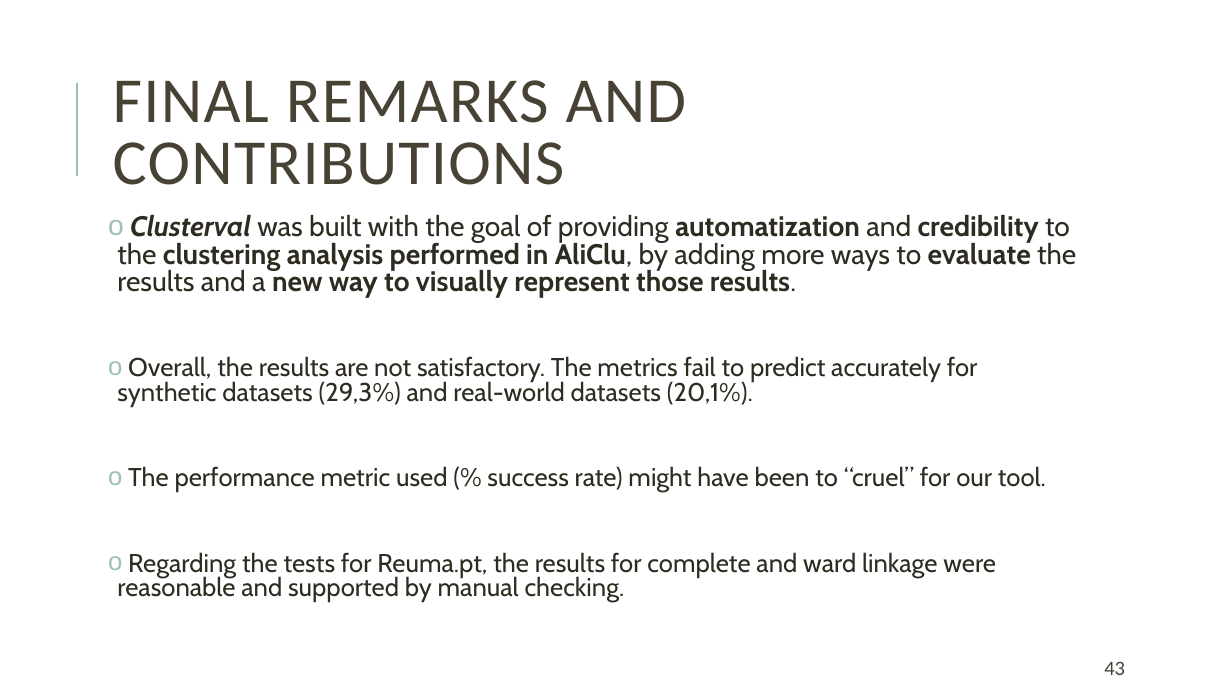
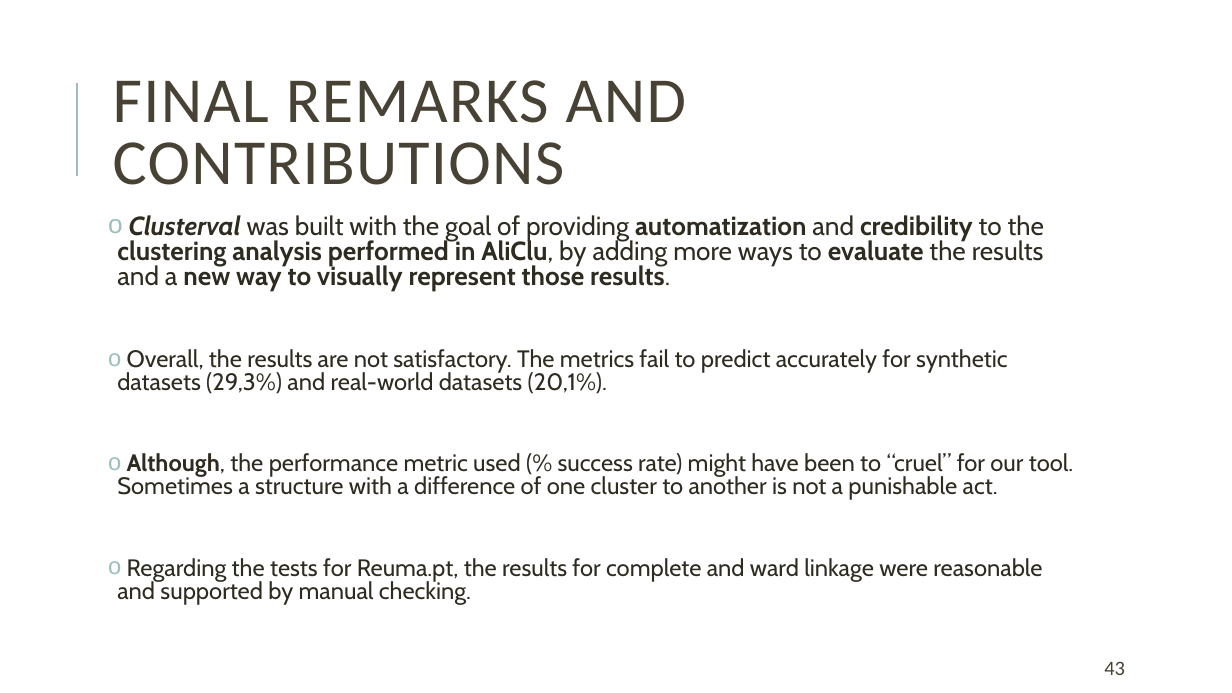
Before and after one commit to Nuno09/MscThesis, a slide deck: slide 43 of Dissertacao/apresentação_tese.pptx. Drawn at 1232x693 pixels with LibreOffice and Linux fonts; fonts in the diff are those of the drawing. Boxes give left, top, right and bottom in pixels: in the first picture for what was removed or moved away, otherwise in the second. Text is boxed around its words. In the diff, an @@ line names an element or a change of style, - is before the commit and + after.

```diff
--- a/Dissertacao/apresentação_tese.pptx
+++ b/Dissertacao/apresentação_tese.pptx
@@ text at (117, 215, 1044, 605): size 22 to 20.4 pt in "Clusterval was built with the goal of ..."; size 20 to 18.5 pt in "Overall, the results are not satisfactory. The ...", "Regarding the tests for Reuma.pt, the results ..." @@
@@ text at (117, 453, 1073, 500): text changed; size 20 to 18.5 pt @@
-o The performance metric used (% success rate) might have been to “cruel” for our tool.
+o Although, the performance metric used (% success rate) might have been to “cruel” for our tool. Sometimes a structure with a difference of one cluster to another is not a punishable act.
```
Also in this commit, not shown: 1 other slide changed.
